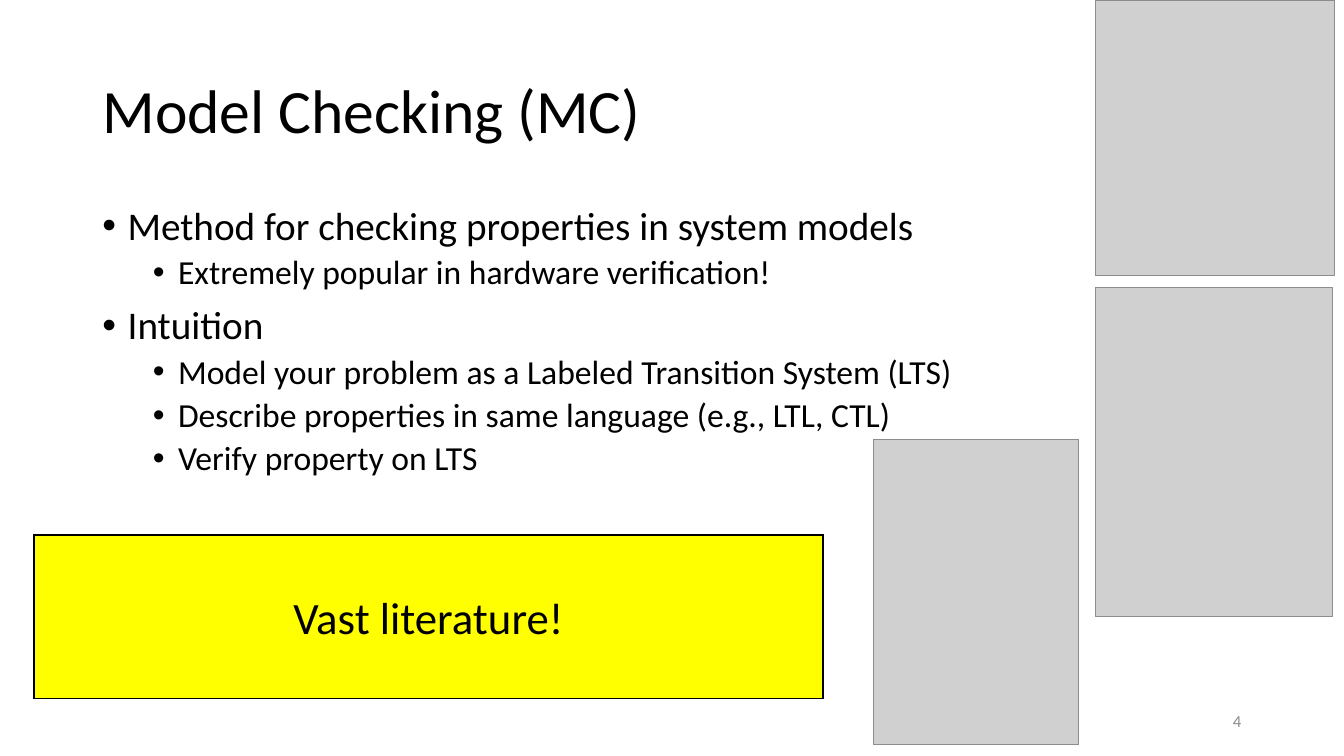
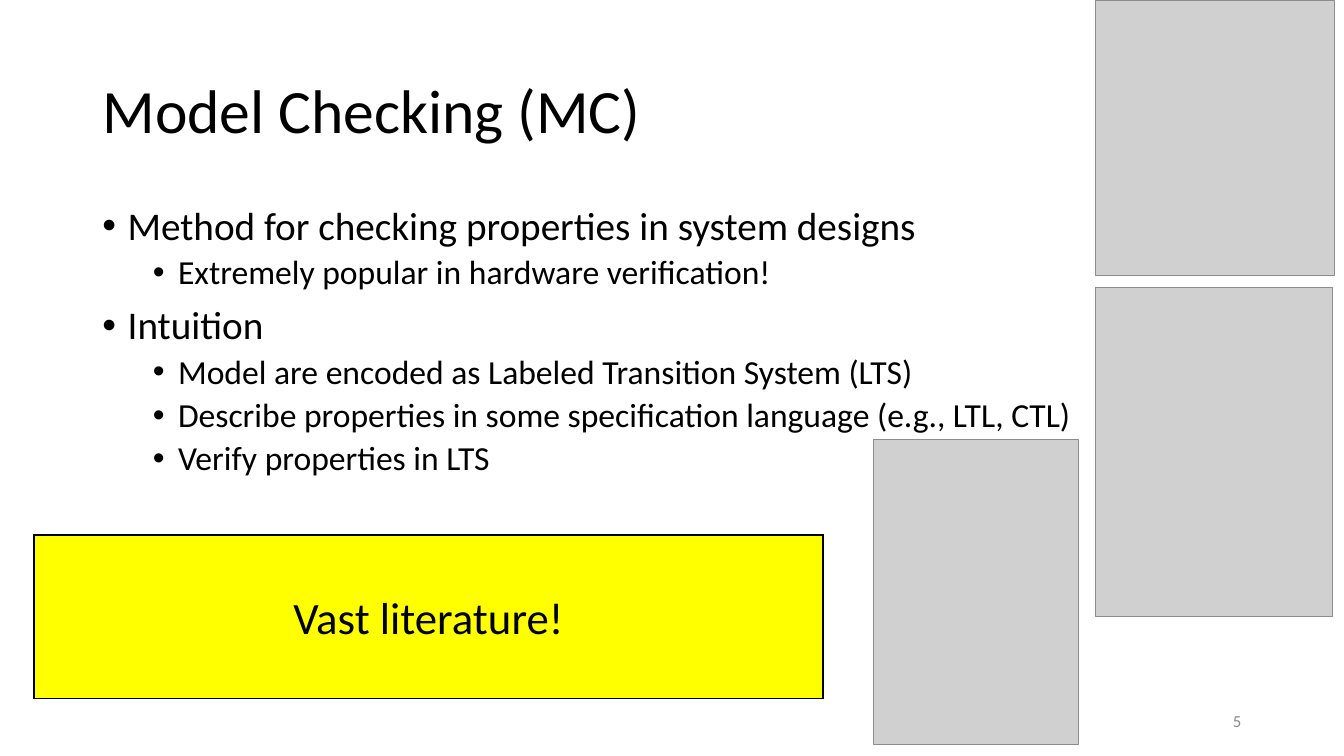
Before and after one commit to damorim/model-checking-tutorial, a slide deck: slide 5 of program-model-checking.pptx (slide 4 before the commit). Drawn at 1344x756 pixels with LibreOffice and Linux fonts; fonts in the diff are those of the drawing; grey boxes stand for pictures. Boxes give left, top, right and bottom in pixels: in the first picture for what was removed or moved away, otherwise in the second. Text is boxed around its words. In the diff, an @@ line names an element or a change of style, - is before the commit and + after.

Commit message:
Add files via upload
slide updates

```diff
--- a/program-model-checking.pptx
+++ b/program-model-checking.pptx
@@ text at (128,212,916,247): text changed @@
-• Method for checking properties in system models
+• Method for checking properties in system designs
@@ text at (178,359,1070,476): text changed @@
-  • Model your problem as a Labeled Transition System (LTS)
-  • Describe properties in same language (e.g., LTL, CTL)
-  • Verify property on LTS
+  • Model are encoded as Labeled Transition System (LTS)
+  • Describe properties in some specification language (e.g., LTL, CTL)
+  • Verify properties in LTS
@@ page number at (1233,716,1241,727): text changed @@
-4
+5
```
Also in this commit, not shown: 7 other slides changed, 2 slides added.
